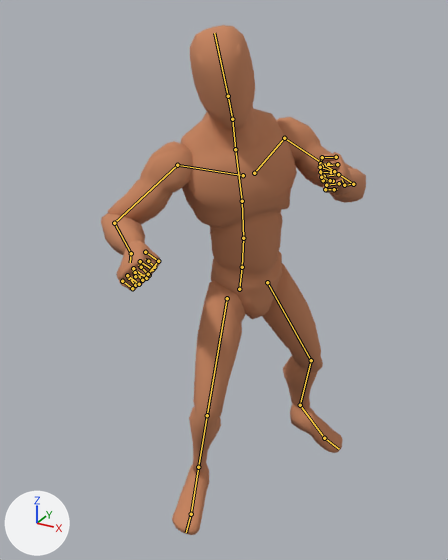
What one commit did to the Blender file rigs/human/combat/unarmed/animation-human-fighting-right-jab.blend.
The view is the same before and after, from a camera (50 mm lens) standing at (0.918, -1.819, 1.744) and looking at (-0.004, -0.143, 0.906). Lighting does not change. The marker at lower left points along +X, +Y and +Z. The older version comes first. Both versions are drawn at frame 5 of the action 'Fighting Right Jab'; the numbers are the values there. The bones that change, and the others that lie on the model, are drawn over the model as lines.

The first picture shows 'Mannequin'.
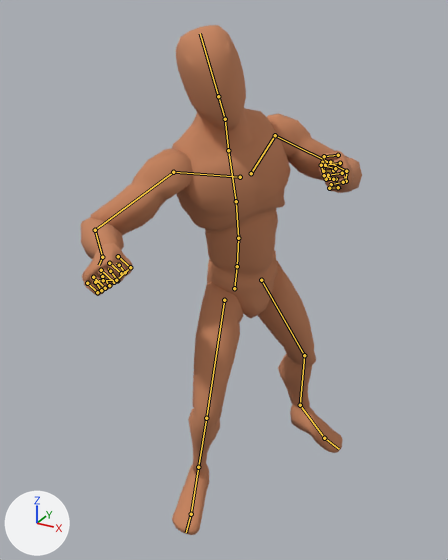
Scene script edits in JSON lines:
```json
{"block": "bone_pole_leg_l", "where": "bone_pole_leg_l = bpy.data.objects['Armature'].pose.bones['POLE_Leg_L']  # child of 'DRV_root'"}
{"op": "set", "path": "bone_pole_leg_l.location", "old": "(0.525, -0.458, 0.014)", "new": "(0.526, -0.493, 0.014)"}
{"block": "bone_ctrl_arm_l", "where": "bone_ctrl_arm_l = bpy.data.objects['Armature'].pose.bones['CTRL_Arm_L']  # child of 'DRV_root'"}
{"op": "set", "path": "bone_ctrl_arm_l.location", "old": "(0.187, -0.13, -0.386)", "new": "(0.178, -0.117, -0.385)"}
{"op": "set", "path": "bone_ctrl_arm_l.rotation_quaternion", "old": "(0.443, 0.646, 0.206, -0.557)", "new": "(0.488, 0.623, 0.2, -0.541)", "note": "degrees (82, 69, -41) -> degrees (75, 65, -44)"}
{"block": "bone_ctrl_arm_r", "where": "bone_ctrl_arm_r = bpy.data.objects['Armature'].pose.bones['CTRL_Arm_R']  # child of 'DRV_root'"}
{"op": "set", "path": "bone_ctrl_arm_r.location", "old": "(-0.348, -0.568, -0.635)", "new": "(-0.303, -0.718, -0.659)"}
{"op": "set", "path": "bone_ctrl_arm_r.rotation_quaternion", "old": "(0.46, 0.751, -0.396, 0.119)", "new": "(0.477, 0.774, -0.322, 0.148)", "note": "degrees (130, -35, -39) -> degrees (125, -34, -27)"}
{"block": "bone_polearm_l", "where": "bone_polearm_l = bpy.data.objects['Armature'].pose.bones['POLEARM_L']  # child of 'DRV_root'"}
{"op": "set", "path": "bone_polearm_l.location", "old": "(0.2, -0.007, -0.606)", "new": "(0.194, -0.016, -0.639)"}
{"op": "set", "path": "bone_polearm_l.rotation_quaternion", "old": "(0.845, -0.513, 0.0, -0.003)", "new": "(0.816, -0.56, 0.0, -0.003)", "note": "degrees (-62, 0, 0) -> degrees (-69, 0, 0)"}
{"block": "bone_ctrl_hips", "where": "bone_ctrl_hips = bpy.data.objects['Armature'].pose.bones['CTRL_Hips']  # child of 'DRV_root'"}
{"op": "set", "path": "bone_ctrl_hips.location", "old": "(-0.021, -0.029, -0.113)", "new": "(-0.032, -0.046, -0.107)"}
{"op": "set", "path": "bone_ctrl_hips.rotation_quaternion", "old": "(0.843, 0.04, -0.024, 0.511)", "new": "(0.813, 0.054, -0.036, 0.559)", "note": "degrees (3, -5, 62) -> degrees (3, -7, 69)"}
{"block": "bone_drv_neck", "where": "bone_drv_neck = bpy.data.objects['Armature'].pose.bones['DRV_neck']  # child of 'DRV_spine.003'"}
{"op": "set", "path": "bone_drv_neck.rotation_quaternion", "old": "(0.988, -0.095, -0.022, 0.065)", "new": "(0.985, -0.125, -0.004, 0.073)", "note": "degrees (-11, -2, 8) -> degrees (-14, 1, 8)"}
{"block": "bone_drv_shoulder_r", "where": "bone_drv_shoulder_r = bpy.data.objects['Armature'].pose.bones['DRV_shoulder_R']  # child of 'DRV_spine.003'"}
{"op": "set", "path": "bone_drv_shoulder_r.rotation_quaternion", "old": "(0.978, 0.05, 0.014, 0.139)", "new": "(0.969, 0.068, 0.019, 0.189)", "note": "degrees (6, 1, 16) -> degrees (8, 1, 22)"}
```

What differs and where, as boxes [x1, y1, x2, y2] in the pictures (448 x 560 px):
```json
{"object": "Mannequin", "change": "posed", "before": [101, 25, 366, 535], "after": [81, 25, 362, 535], "on screen": "6% wider"}
```
